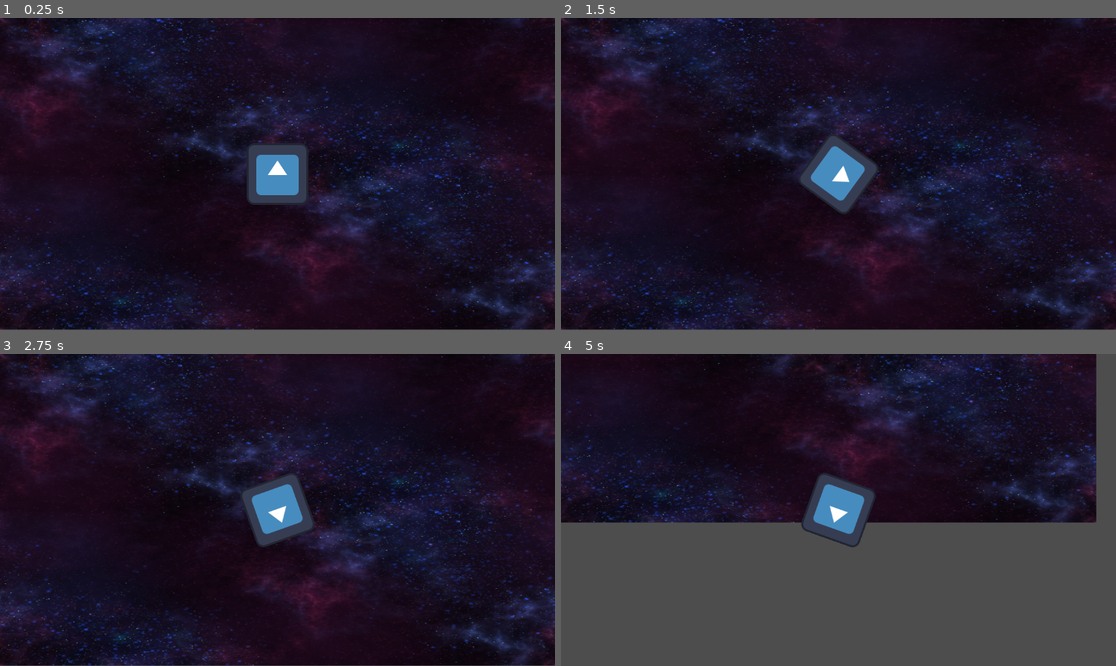
Above: before the commit, frames 1-4 (two rows, left to right).
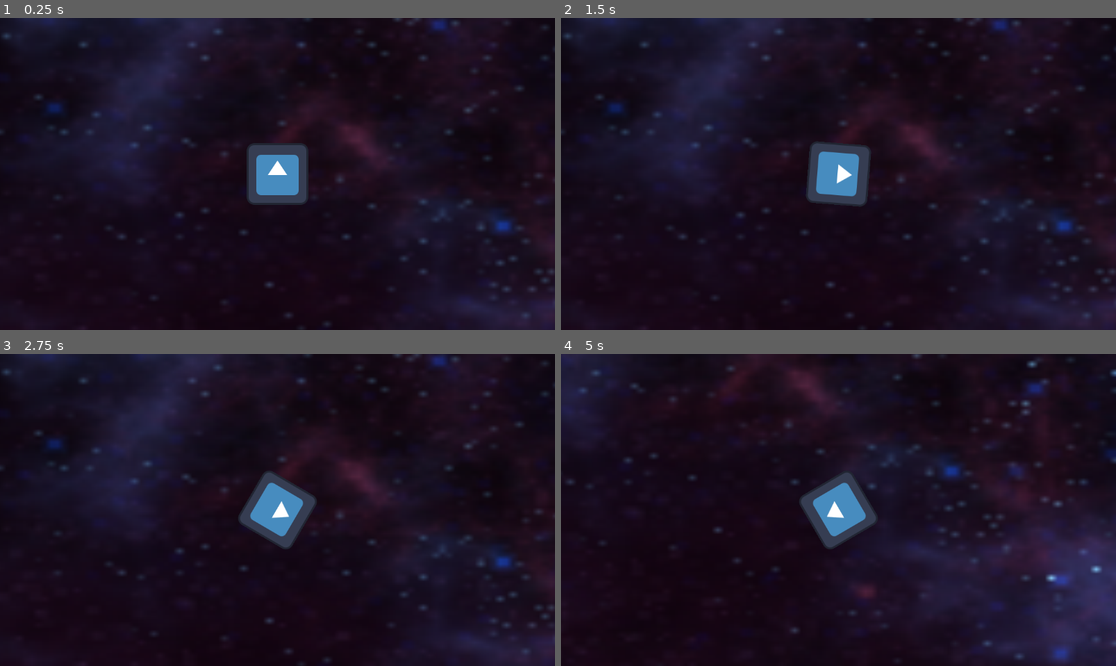
Above: after the commit, the same moments.

Repository: joegriffin2000/starship_jousting_godot
Game: Godot game, scene res://mainspace.tscn
Two runs of this game, one before a commit and one after it. Both use one fixed random seed, a clock stepped at 60 frames per second and the inputs below. Before the commit the project has no main scene; this scene is started directly in both runs. The engine's default icon, where the game draws it, is replaced by a stand-in: a white triangle on a blue panel in a dark square.
Inputs:
- Up to frame 1 (0.25 s): no input
- Up to frame 2 (1.5 s): tap Enter at 0.5 s; hold D (right) 0.53-1.28 s; hold Space (dash, bound only after the commit) 0.53-1.28 s; hold A (left) from 1.28 s (still down); tap Space (dash, bound only after the commit) at 1.35 s
- Up to frame 3 (2.75 s): release A (left) at 2.03 s; hold D (right) from 2.03 s (still down); hold Space (dash, bound only after the commit) from 2.03 s (still down)
- Up to frame 4 (5 s): release D (right) at 2.78 s; release Space (dash, bound only after the commit) at 2.78 s; hold W (up) 2.78-3.53 s; tap Space (dash, bound only after the commit) at 2.85, 4.35 s; hold Space (dash, bound only after the commit) 3.53-4.28 s; hold A (left) from 3.53 s (still down)

The runs differ from the first frame. In frame 1, 19% of the frame differs, in the area x 0-100%, y 0-100%; in frame 2, 20%; in frame 3, 20%; in frame 4, 59%.

Commit message:
Created Dev Branch
- Created Dev branch
- Added some initial dash code

Diff:
--- a/logic/ship.gd
+++ b/logic/ship.gd
@@ -1,7 +1,7 @@
 extends CharacterBody2D
 
 @export var speed = 400
-@export var rotation_speed = 4
+@export var rotation_speed = 3
 
 var rotation_direction = 0
 
@@ -10,6 +10,11 @@
 	velocity = transform.y * -Input.get_action_strength("up") * speed
 
 func _physics_process(delta):
+	if Input.is_action_pressed("dash"):
+		dash()
 	get_input()
 	rotation += rotation_direction * rotation_speed * delta
 	move_and_slide()
+
+func dash():
+	pass
--- a/mainspace.tscn
+++ b/mainspace.tscn
@@ -8,10 +8,10 @@
 [node name="Parallax2D" type="Parallax2D" parent="."]
 
 [node name="TextureRect" type="TextureRect" parent="Parallax2D"]
-offset_left = 4.0
-offset_top = 4.0
-offset_right = 1158.0
-offset_bottom = 651.0
+offset_left = -2677.0
+offset_top = -2074.0
+offset_right = 4138.0
+offset_bottom = 2565.0
 texture = ExtResource("1_xb1gi")
 expand_mode = 3
 
--- a/project.godot
+++ b/project.godot
@@ -11,6 +11,7 @@
 [application]
 
 config/name="StarshipJousting"
+run/main_scene="res://mainspace.tscn"
 config/features=PackedStringArray("4.3", "GL Compatibility")
 config/icon="res://Sprites/icon.svg"
 
@@ -40,6 +41,12 @@
 , Object(InputEventKey,"resource_local_to_scene":false,"resource_name":"","device":-1,"window_id":0,"alt_pressed":false …(186 unchanged characters)…
 ]
 }
+dash={
+"deadzone": 0.5,
+"events": [Object(InputEventKey,"resource_local_to_scene":false,"resource_name":"","device":-1,"window_id":0,"alt_pressed":false,"shift_pressed":false,"ctrl_pressed":false,"meta_pressed":false,"pressed":false,"keycode":0,"physical_keycode":32,"key_label":0,"unicode":32,"location":0,"echo":false,"script":null)
+, Object(InputEventKey,"resource_local_to_scene":false,"resource_name":"","device":-1,"window_id":0,"alt_pressed":false,"shift_pressed":false,"ctrl_pressed":false,"meta_pressed":false,"pressed":false,"keycode":0,"physical_keycode":4194325,"key_label":0,"unicode":0,"location":0,"echo":false,"script":null)
+]
+}
 
 [rendering]
 
